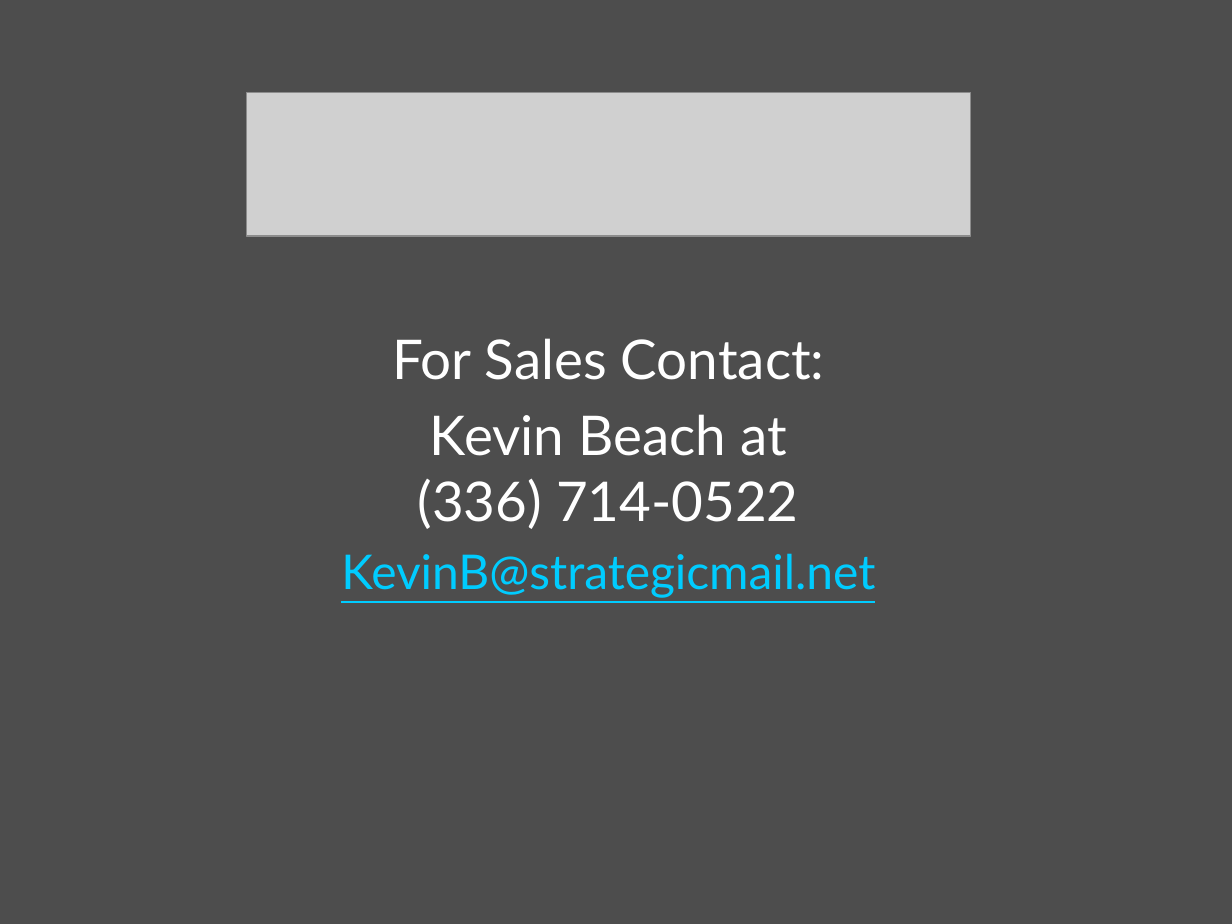
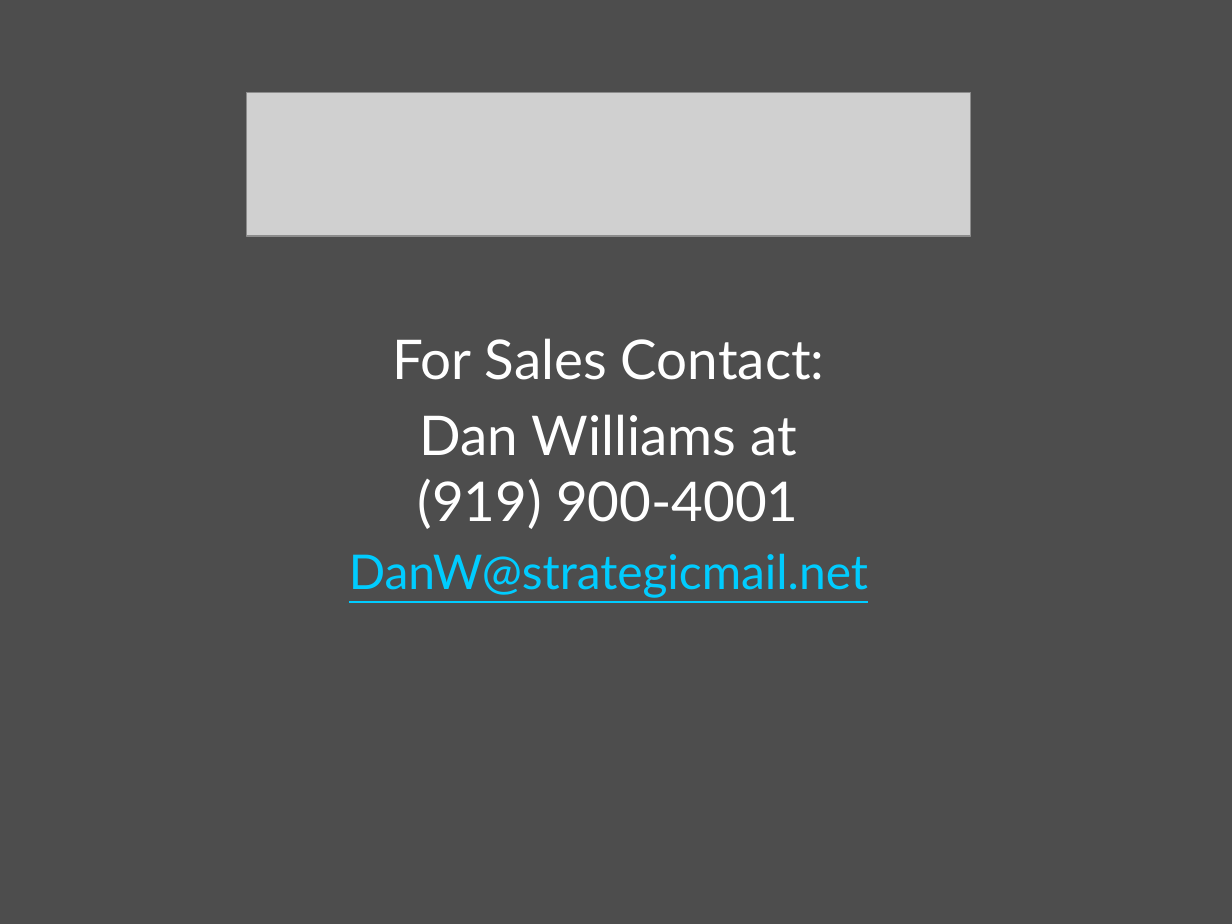
Before and after one commit to CurtisChurch/Pentair, a slide deck: slide 14 of User Manuals/Quick Reference Guide Pentair - Large Conference Room.pptx (slide 10 before the commit). Drawn at 1232x924 pixels with LibreOffice and Linux fonts; fonts in the diff are those of the drawing; grey boxes stand for pictures; background and template pictures are left out. Boxes give left, top, right and bottom in pixels: in the first picture for what was removed or moved away, otherwise in the second. Text is boxed around its words. In the diff, an @@ line names an element or a change of style, - is before the commit and + after.

```diff
--- a/User Manuals/Quick Reference Guide Pentair - Large Conference Room.pptx
+++ b/User Manuals/Quick Reference Guide Pentair - Large Conference Room.pptx
@@ text at <box>349,414,868,598</box>: text changed @@
-Kevin Beach at
-(336) 714-0522
-KevinB@strategicmail.net
+Dan Williams at
+(919) 900-4001
+DanW@strategicmail.net
```
Also in this commit, not shown: 4 other slides changed, 6 slides added, 2 slides removed, 1 other file.
